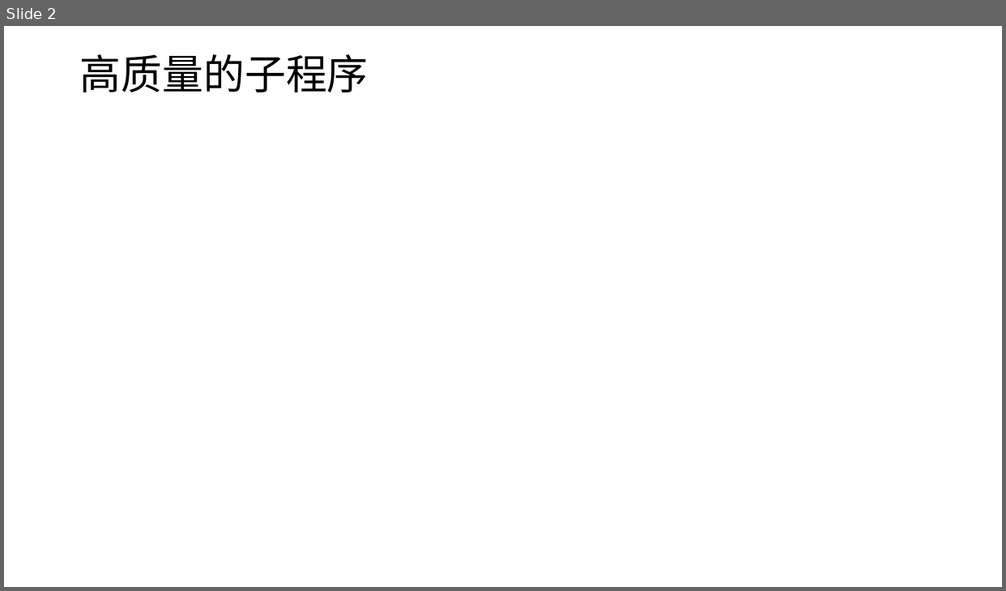
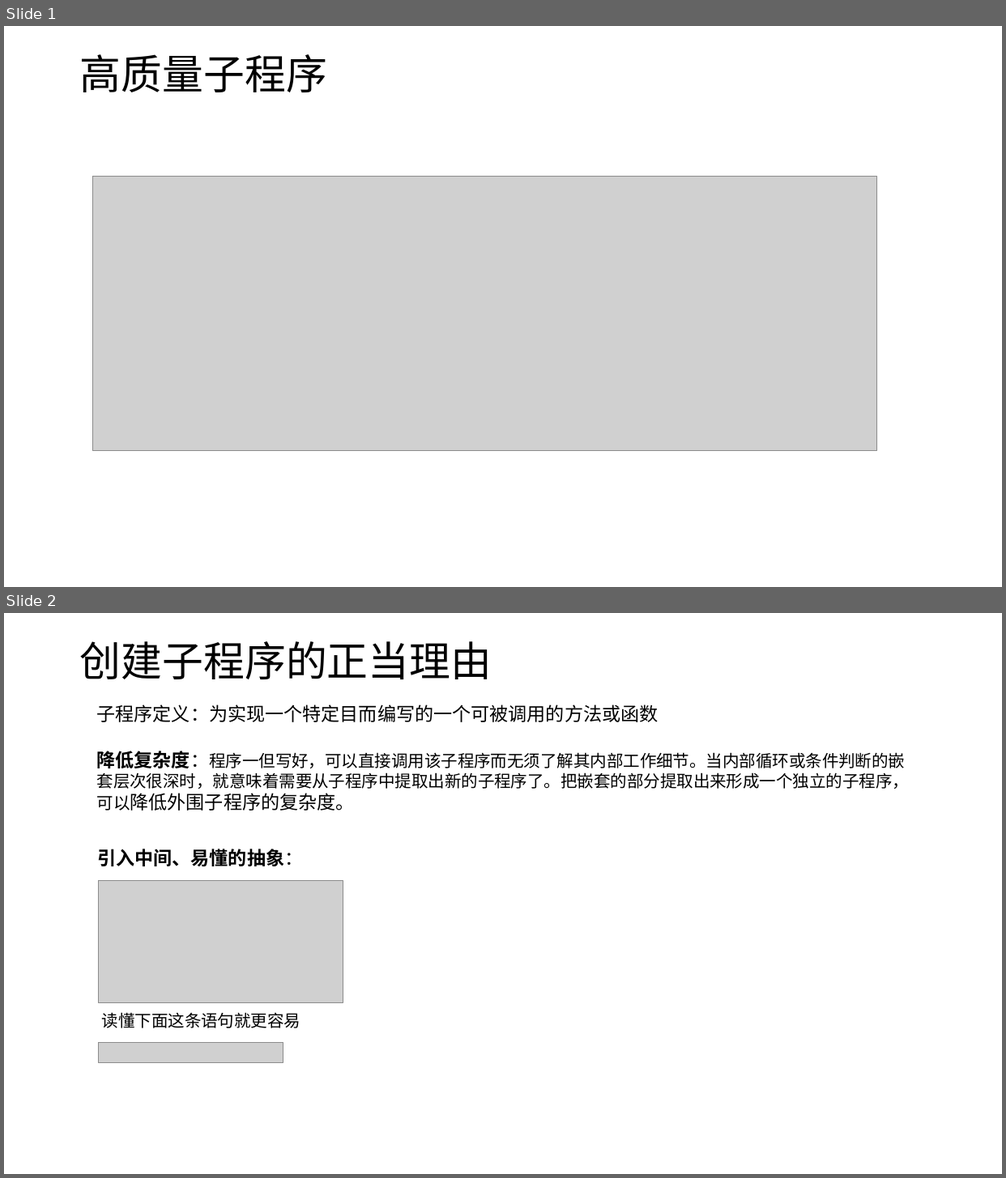
Before and after one commit to wswz963852/image, a slide deck: 演示文稿1.pptx. Shown one above the other, each under a label of ours: slide 2 before the commit, slides 1 and 2 after it. The pictures are 1006x591 and 1006x1178 pixels, drawn with LibreOffice and Linux fonts; fonts in the diff are those of the drawing; grey boxes stand for pictures. Boxes give left, top, right and bottom in pixels: in the first picture for what was removed or moved away, otherwise in the second. Text is boxed around its words. In the diff, an @@ line names an element or a change of style, - is before the commit and + after.

```diff
--- a/演示文稿1.pptx
+++ b/演示文稿1.pptx
@@ slide 2 added at (4, 613, 1002, 1174), background #FFFFFF @@
@@ title added at (80, 641, 492, 679), 39.6 pt, text #000000 @@
+创建子程序的正当理由
@@ text added at (97, 705, 658, 722), 18 pt, text #000000 @@
+子程序定义：为实现一个特定目而编写的一个可被调用的方法或函数
@@ text added at (97, 751, 909, 811), 16 pt, text #000000 @@
+降低复杂度：程序一但写好，可以直接调用该子程序而无须了解其内部工作细节。当内部循环或条件判断的嵌套层次很深时，就意味着需要从子程序中提取出新的子程序了。把嵌套的部分提取出来形成一个独立的子程序，可以降低外围子程序的复杂度。
@@ text added at (97, 849, 303, 867), 18 pt, text #000000, bold @@
+引入中间、易懂的抽象：
@@ picture added at (98, 881, 343, 1003) @@
@@ text added at (102, 1012, 301, 1029), 16 pt, text #000000 @@
+读懂下面这条语句就更容易
@@ picture added at (98, 1043, 283, 1063) @@
@@ what was slide 2 is now slide 1 @@
@@ slide 1 changed as well @@
@@ title at (80, 54, 327, 92): text changed @@
-高质量的子程序
+高质量子程序
@@ picture added at (92, 177, 877, 450) @@
```
Also in this commit, not shown: 1 other slide changed, 5 other slides added, 1 slide removed.
